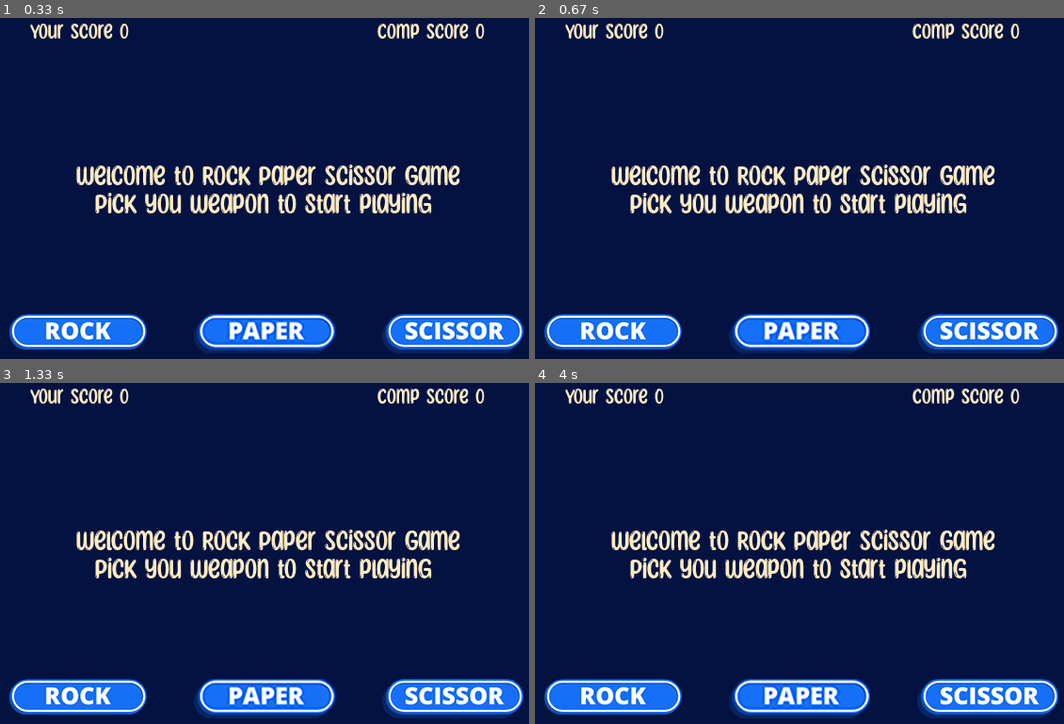
Above: before the commit, frames 1-4 (two rows, left to right).
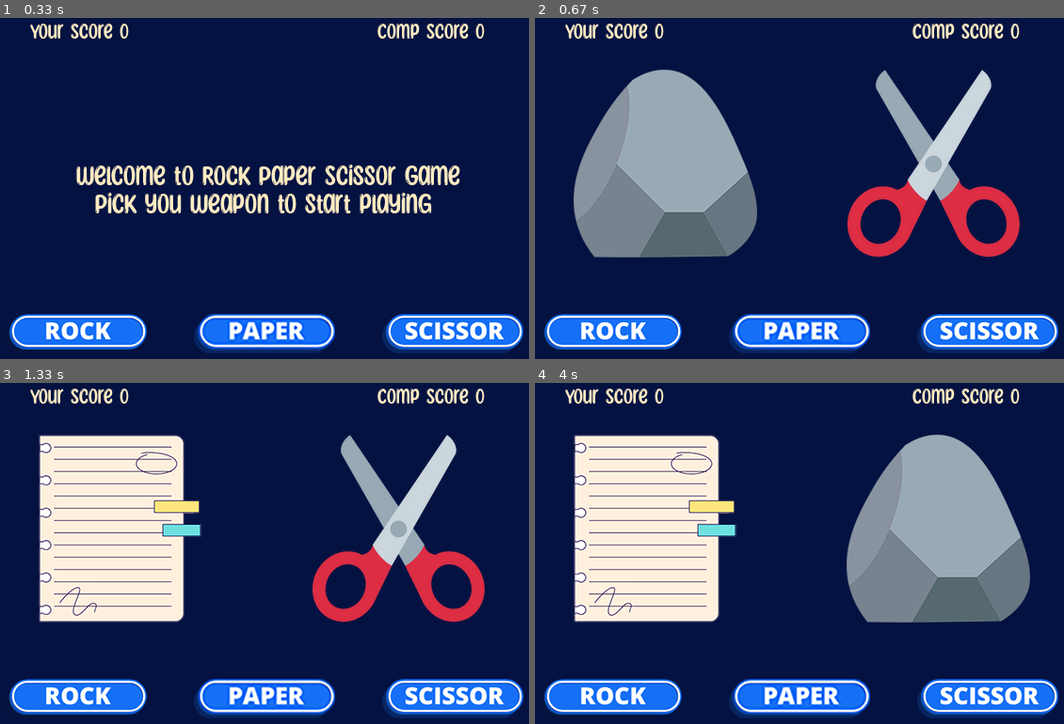
Above: after the commit, the same moments.

Repository: crazycodersonline/Rock-Paper-Scissor-Pygame
Game: pygame game, started from game.py
Two runs of this game, one before a commit and one after it. Both use one fixed random seed, a clock stepped at 60 frames per second and the inputs below.
Inputs (mouse positions are in pixels of both pictures, inside the frame that each line leads up to):
- Up to frame 1 (0.33 s): no input
- Up to frame 2 (0.67 s): click (609, 335) at 0.43 s
- Up to frame 3 (1.33 s): click (454, 700) at 0.8 s; click (264, 700) at 1.2 s
- Up to frame 4 (4 s): click (1005, 689) at 1.6 s; click (609, 700) at 2.5 s; click (1011, 696) at 2.9 s; click (799, 700) at 3.8 s

Frame 1 is identical in both runs. In frame 2, 23% of the frame differs, in the area x 7-92%, y 15-71%; in frame 3, 24%; in frame 4, 32%, in the area x 7-94%, y 15-71%.

Commit message:
add weapon graphics for user and compputer

Diff:
--- a/game.py
+++ b/game.py
@@ -1,6 +1,8 @@
 import pygame
+import random
 
 pygame.init()
+clock = pygame.time.Clock()
 
 screen = pygame.display.set_mode((600, 400))
 pygame.display.set_caption("Rock Paper Scissor Game")
@@ -22,6 +24,29 @@
 paper_rect = button_rock.get_rect(topleft=(225, 330))
 scissor_rect = button_rock.get_rect(topleft=(425, 330))
 
+rock = pygame.image.load('graphics/rock.png')
+paper = pygame.image.load('graphics/paper.png')
+scissor = pygame.image.load('graphics/scissor.png')
+weapon_choices = [rock, paper, scissor]
+
+is_start = False
+user_weapon = None
+comp_weapon = None
+is_user_weapon = False
+
+is_show_weapon = False
+
+
+def pick_weapon(user_weapon_index):
+    global is_start, user_weapon, comp_weapon, is_user_weapon, is_show_weapon
+    is_start = True
+    user_weapon = weapon_choices[user_weapon_index]
+    is_user_weapon = True
+    is_show_weapon = False
+    comp_weapon_index = random.randint(0, 2)
+    comp_weapon = weapon_choices[comp_weapon_index]
+
+
 while True:
     for event in pygame.event.get():
         if event.type == pygame.QUIT:
@@ -29,21 +54,37 @@
             exit()
 
         if event.type == pygame.MOUSEBUTTONDOWN:
+
             if rock_rect.collidepoint(event.pos):
+                pick_weapon(0)
                 print("rock")
+
             elif paper_rect.collidepoint(event.pos):
+                pick_weapon(1)
                 print('paper')
+
             elif scissor_rect.collidepoint(event.pos):
+                pick_weapon(2)
                 print("scissor")
 
     screen.blit(background_image, (0, 0))
     screen.blit(user_score_message, (50, 20))
     screen.blit(comp_score_message, (420, 20))
 
-    screen.blit(play_message, (100, 170))
-    screen.blit(play_message2, (120, 200))
+    if is_start is False:
+        screen.blit(play_message, (100, 170))
+        screen.blit(play_message2, (120, 200))
+
+    if is_show_weapon:
+        screen.blit(user_weapon, (60, 70))
+        screen.blit(comp_weapon, (350, 70))
+
+    if is_user_weapon:
+        is_show_weapon = True
+
     screen.blit(button_rock, rock_rect)
     screen.blit(button_paper, paper_rect)
     screen.blit(button_scissor, scissor_rect)
 
     pygame.display.update()
+    clock.tick(10)
